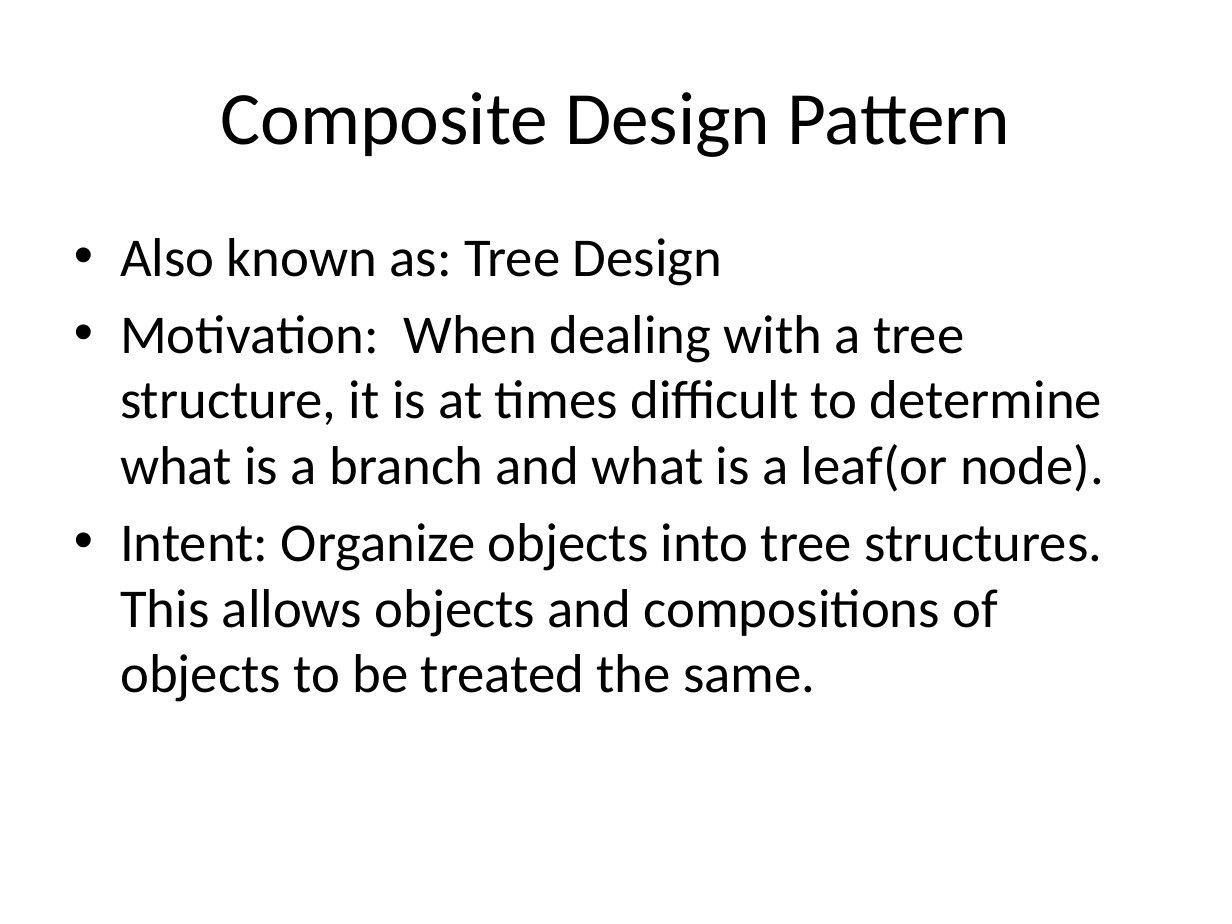
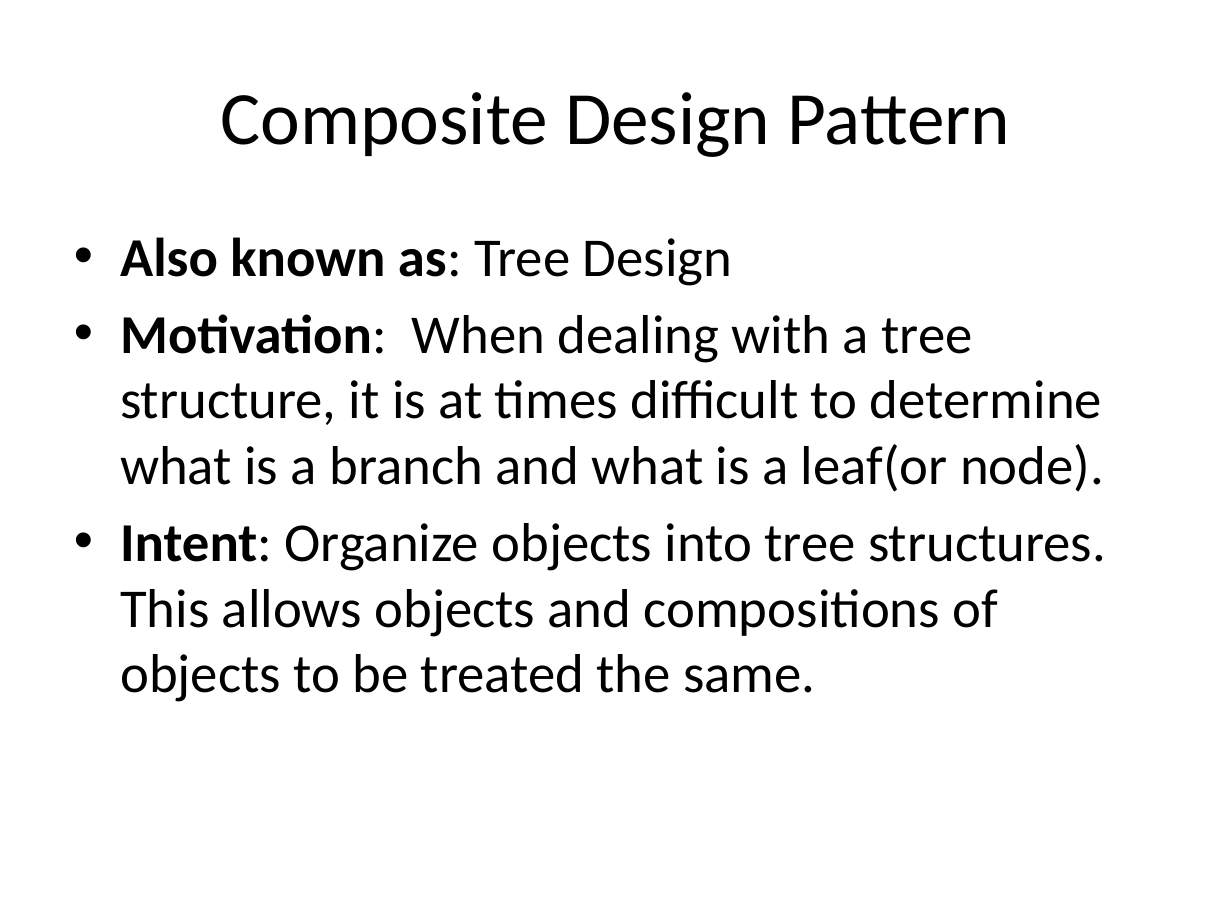
Before and after one commit to scurrymd/Software-Engineering, a slide deck: slide 20 of docs/UC Schedule App.pptx (slide 18 before the commit). Drawn at 1232x924 pixels with LibreOffice and Linux fonts; fonts in the diff are those of the drawing. Boxes give left, top, right and bottom in pixels: in the first picture for what was removed or moved away, otherwise in the second. Text is boxed around its words. In the diff, an @@ line names an element or a change of style, - is before the commit and + after.

```diff
--- a/docs/UC Schedule App.pptx
+++ b/docs/UC Schedule App.pptx
@@ text "Also known as: Tree Design" at (120,237,1106,702): bold on in "Also known as:", "Motivation:", "Intent:" @@
```
Also in this commit, not shown: 6 other slides changed, 2 slides added.
